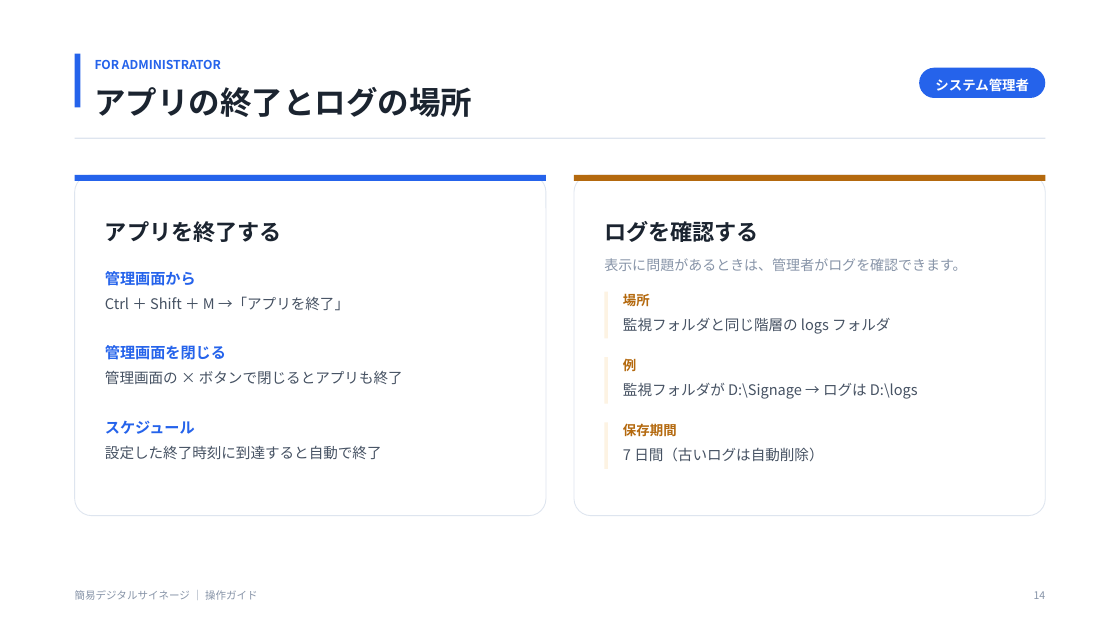
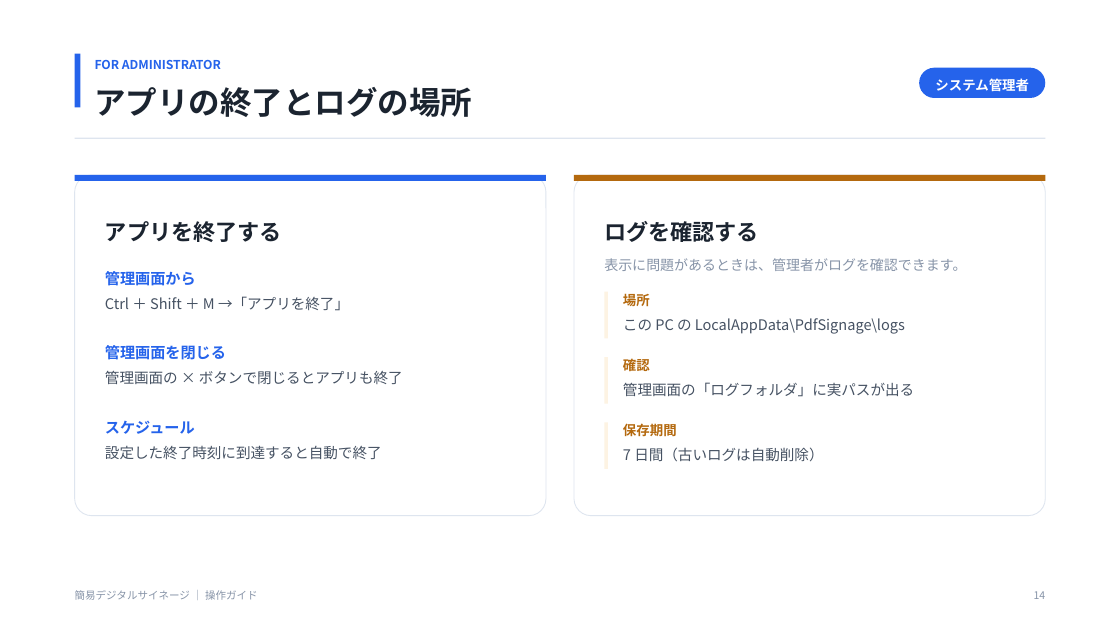
Before and after one commit to kamanori3/SimpleDigitalSignage, a slide deck: slide 14 of docs/操作ガイド.pptx. Drawn at 1120x630 pixels with LibreOffice and Linux fonts; fonts in the diff are those of the drawing. Boxes give left, top, right and bottom in pixels: in the first picture for what was removed or moved away, otherwise in the second. Text is boxed around its words. In the diff, an @@ line names an element or a change of style, - is before the commit and + after.

```diff
--- a/docs/操作ガイド.pptx
+++ b/docs/操作ガイド.pptx
@@ text at (623,318,905,334): text changed @@
-監視フォルダと同じ階層の logs フォルダ
+この PC の LocalAppData\PdfSignage\logs
@@ text at (623,356,650,374): text changed @@
-例
+確認
@@ text at (623,382,914,397): text changed @@
-監視フォルダが D:\Signage → ログは D:\logs
+管理画面の「ログフォルダ」に実パスが出る
```
Also in this commit, not shown: 16 other files.
